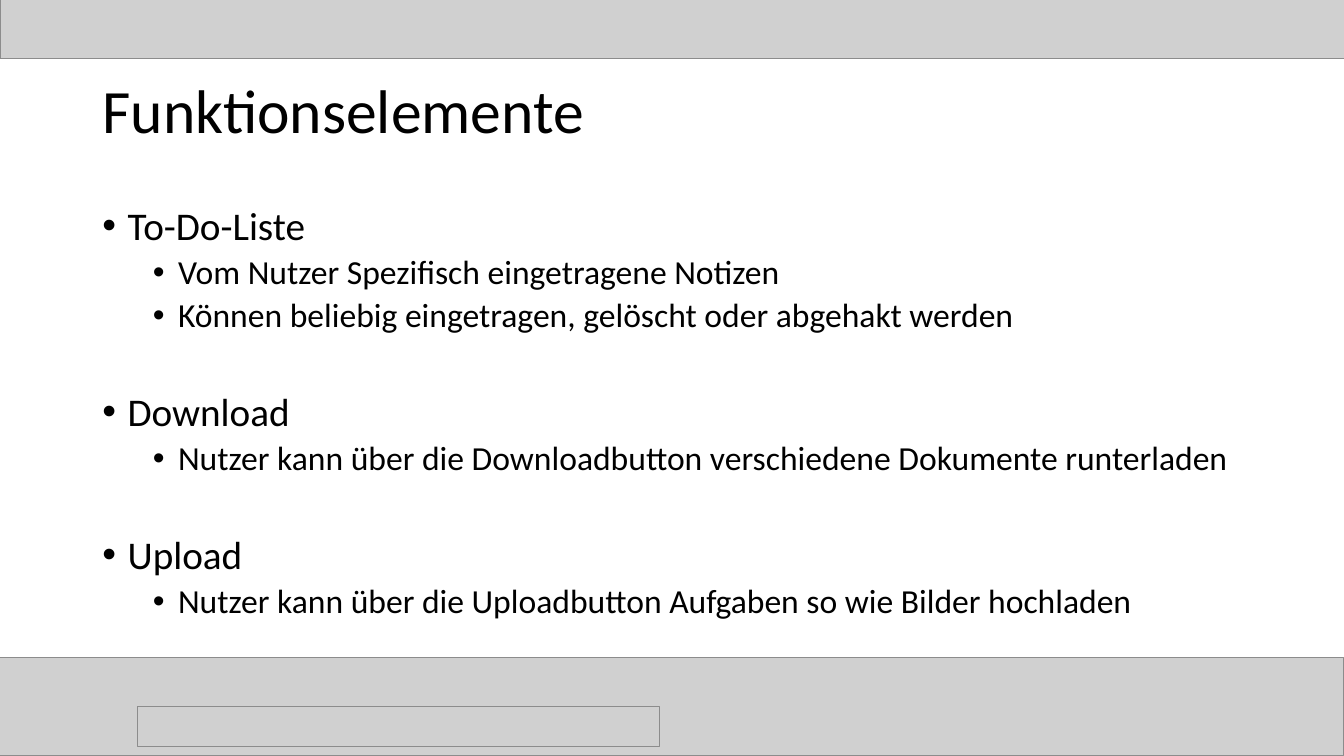
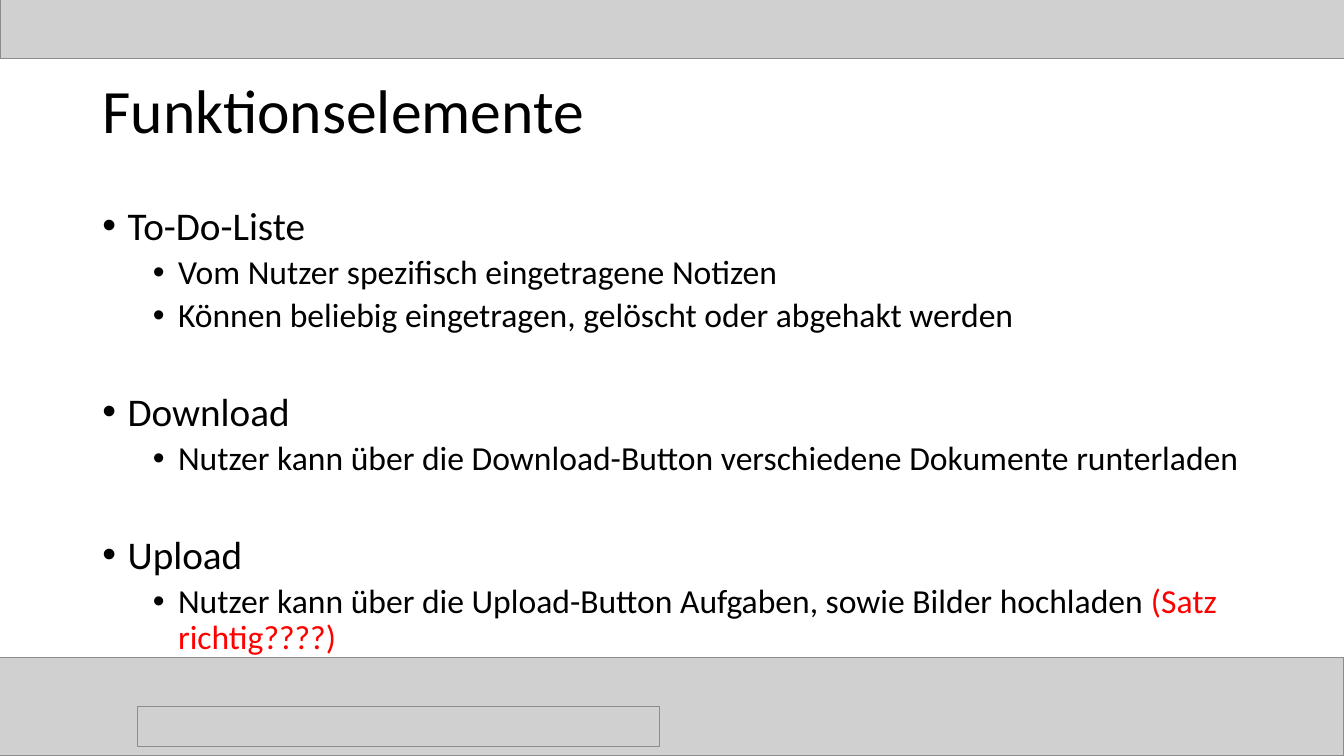
Before and after one commit to magharmi/StudentenFuerStudenten, a slide deck: slide 48 of websitePPneu.pptx. Drawn at 1344x756 pixels with LibreOffice and Linux fonts; fonts in the diff are those of the drawing; grey boxes stand for pictures. Boxes give left, top, right and bottom in pixels: in the first picture for what was removed or moved away, otherwise in the second. Text is boxed around its words. In the diff, an @@ line names an element or a change of style, - is before the commit and + after.

Commit message:
pp

```diff
--- a/websitePPneu.pptx
+++ b/websitePPneu.pptx
@@ text at [178,260,777,290]: text changed @@
-  • Vom Nutzer Spezifisch eingetragene Notizen
+  • Vom Nutzer spezifisch eingetragene Notizen
@@ text at [178,446,1238,471]: text changed @@
-  • Nutzer kann über die Downloadbutton verschiedene Dokumente runterladen
+  • Nutzer kann über die Download-Button verschiedene Dokumente runterladen
@@ text at [178,588,1217,658]: text changed @@
-  • Nutzer kann über die Uploadbutton Aufgaben so wie Bilder hochladen
+  • Nutzer kann über die Upload-Button Aufgaben, sowie Bilder hochladen (Satz richtig????)
```
Also in this commit, not shown: 20 other slides changed.
